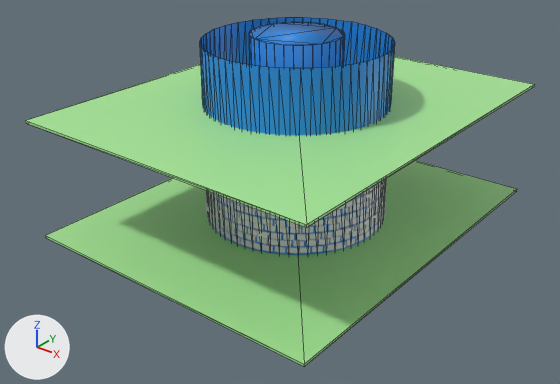
A saved change to the glTF model public/models/undergroundmusic.glb.
Rendered twice from a 50 mm lens placed at (221.0, -280.0, 169.0), pointed at (8.0, -14.0, 4.0). The axes (+X, +Y, +Z) are drawn at lower left. The lights are the same throughout. Mesh edges are drawn as thin lines on the coarser meshes. Where no turn or scale is listed for an object, it has been applied to the vertices.
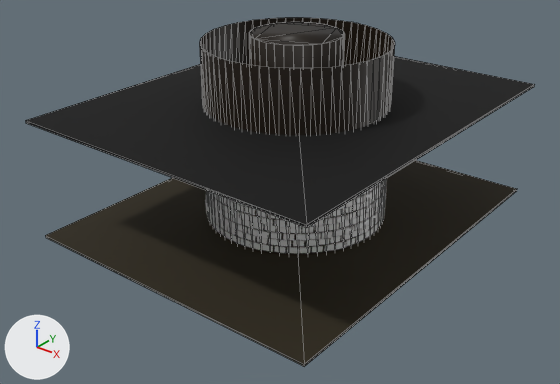
Location of each change, (x1, y1, x2, y2) in pixels of the pictures (560 x 384 px):
'Cube', surface changed: (45, 160, 517, 366) in both
'Cube.001', surface changed, recoloured (green to black): (25, 56, 535, 228) in both
'Cylinder.001', recoloured (blue to black): (200, 18, 395, 255) in both
'Cylinder', recoloured (blue to grey): (249, 22, 345, 68) in both

Edits to the bpy script that builds the scene:
```text
Add img_texture_1a_normal_map:
    img_texture_1a_normal_map = load_image('texture 1a normal map', '_unpacked/texture_1a_normal_map', 1024, 1024, 'Non-Color')
Change mat_material_002:
    where n0 = _N.new('ShaderNodeBsdfPrincipled'); n0.name = 'Principled BSDF'
    n0.inputs[0].default_value: (0.385, 0.8, 0.306, 1.0) -> (0.0261, 0.0188, 0.0058, 1.0)  # 'Base Color', green #a7e796 -> 'Base Color', brown #2d2511
    add n0.inputs[1].default_value = 0.15  # 'Metallic'
    add n0.inputs[2].default_value = 0.811  # 'Roughness'
    add n2 = _N.new('ShaderNodeNormalMap'); n2.name = 'Normal Map'
    add n2.uv_map = 'UVMap'
    add n3 = _N.new('ShaderNodeTexImage'); n3.name = 'Image Texture'
    add n3.image = img_texture_1a_normal_map
    add _L.new(n2.outputs[0], n0.inputs[5])  # 'Normal' to 'Normal'
    add _L.new(n3.outputs[0], n2.inputs[1])  # 'Color' to 'Color'
Change mat_material_001:
    mat_material_001.base_color: (0.0194, 0.258, 0.8) -> (0.0111, 0.00514, 0.000396)  # blue #268be7 -> black #1b1001
Add mat_material_003:
    mat_material_003 = principled_material('Material.003')
    mat_material_003.base_color = (0.0, 0.0, 0.0)  # black #000000
    mat_material_003.metallic = 0.168
    mat_material_003.roughness = 0.861
Change me_cube_002:
    where me_cube_002.from_pydata(...)  # 8 vertices, 12 faces; spans x -1.0..1.0, y -1.0..1.0, z -1.0..1.0
    remove me_cube_002.materials.append(mat_material_002)  # green #a7e796
    add me_cube_002.materials.append(mat_material_003)  # black #000000
```
